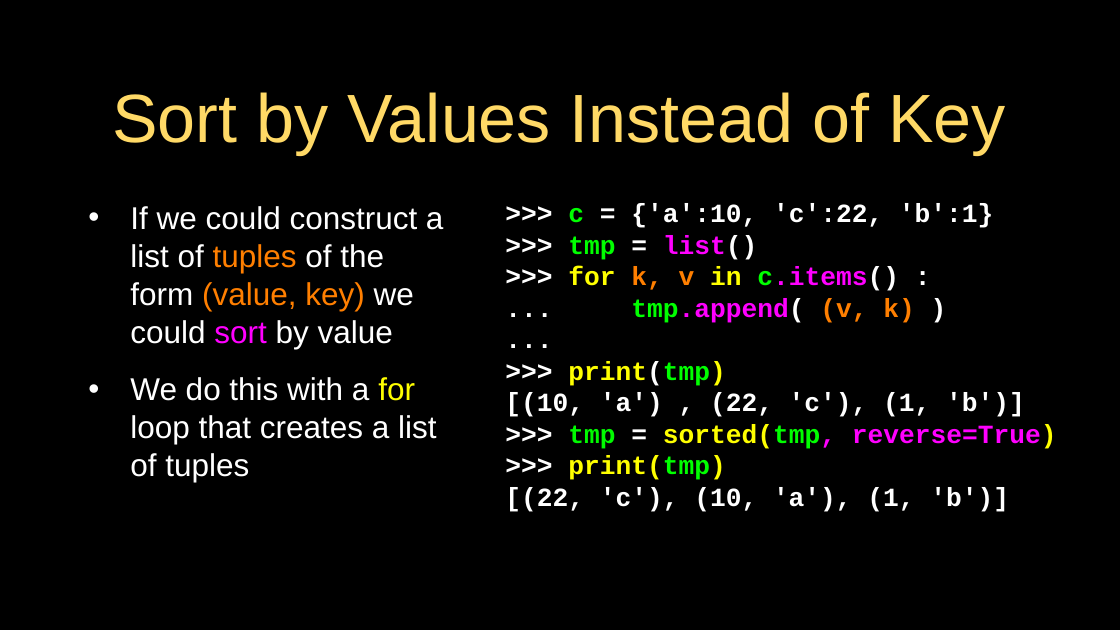
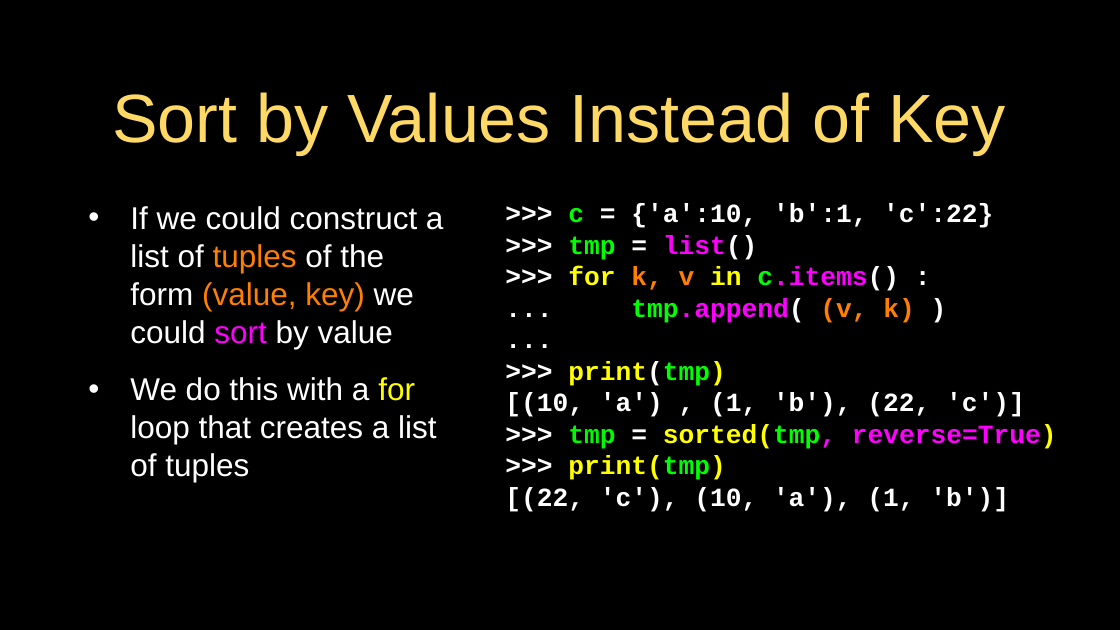
Before and after one commit to csev/py4e, a slide deck: slide 12 of lectures3/Pythonlearn-10-Tuples.pptx. Drawn at 1120x630 pixels with LibreOffice and Linux fonts; fonts in the diff are those of the drawing. Boxes give left, top, right and bottom in pixels: in the first picture for what was removed or moved away, otherwise in the second. Text is boxed around its words. In the diff, an @@ line names an element or a change of style, - is before the commit and + after.

```diff
--- a/lectures3/Pythonlearn-10-Tuples.pptx
+++ b/lectures3/Pythonlearn-10-Tuples.pptx
@@ text at <box>568,204,993,228</box>: text changed @@
-  >>> c = {'a':10, 'c':22, 'b':1}
+  >>> c = {'a':10, 'b':1, 'c':22}
@@ text at <box>505,393,1025,417</box>: text changed @@
-  [(10, 'a') , (22, 'c'), (1, 'b')]
+  [(10, 'a') , (1, 'b'), (22, 'c')]
```
Also in this commit, not shown: 1 other slide changed, 14 other files.
